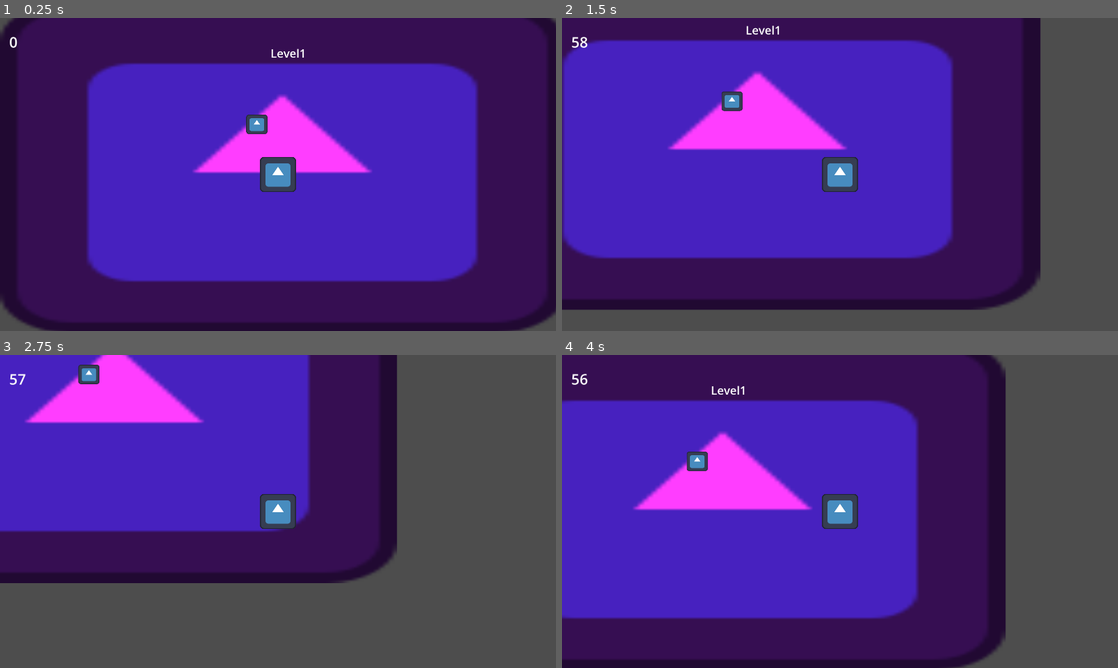
Above: before the commit, frames 1-4 (two rows, left to right).
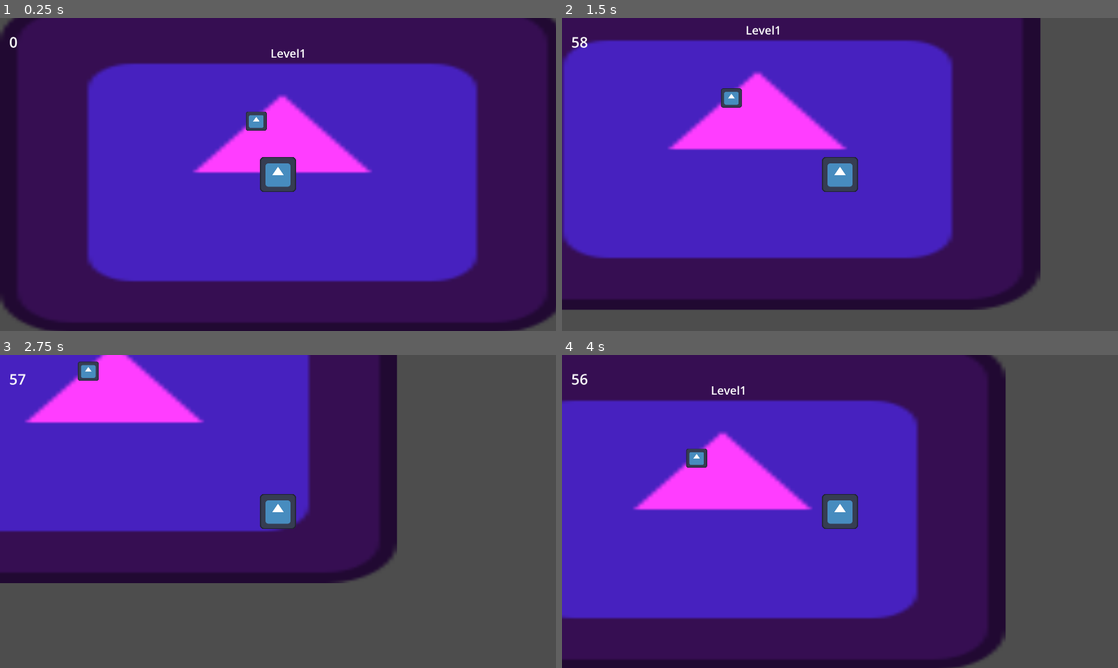
Above: after the commit, the same moments.

Repository: LitaDev-nsfw/gmtk25
Game: Godot game, scene res://scenes/game.tscn
Two runs of this game, one before a commit and one after it. Both use one fixed random seed, a clock stepped at 60 frames per second and the inputs below. The engine's default icon, where the game draws it, is replaced by a stand-in: a white triangle on a blue panel in a dark square.
Inputs (mouse positions are in pixels of both pictures, inside the frame that each line leads up to):
- Up to frame 1 (0.25 s): no input
- Up to frame 2 (1.5 s): tap Enter at 0.5 s; move the mouse to (962, 158) at 0.52 s; hold Right (ui_right) 0.53-1.28 s; hold E (interact) 0.53-1.28 s; click (962, 158) at 0.67 s; move the mouse to (728, 190) at 1.27 s; hold Down (ui_down) from 1.28 s (still down); tap E (interact) at 1.35 s; click (728, 190) at 1.42 s
- Up to frame 3 (2.75 s): move the mouse to (333, 442) at 2.02 s; release Down (ui_down) at 2.03 s; hold Right (ui_right) from 2.03 s (still down); hold E (interact) from 2.03 s (still down); click (333, 442) at 2.17 s
- Up to frame 4 (4 s): move the mouse to (812, 574) at 2.77 s; release Right (ui_right) at 2.78 s; release E (interact) at 2.78 s; hold Up (ui_up) 2.78-3.53 s; tap E (interact) at 2.85 s; click (812, 574) at 2.92 s; move the mouse to (1006, 558) at 3.52 s; hold Left (ui_left) from 3.53 s (still down); hold E (interact) from 3.53 s (still down); click (1006, 558) at 3.67 s

The runs differ from the first frame. In frame 1, 0.2% of the frame differs, in the area x 44-49%, y 29-38%; in frame 2, 0.2%; in frame 3, 0.2%, in the area x 14-18%, y 2-10%; in frame 4, 0.2%.

Commit message:
interactable

Diff:
--- a/gmtk25/scenes/puzzle.tscn
+++ b/gmtk25/scenes/interactable.tscn
@@ -1,13 +1,13 @@
 [gd_scene load_steps=5 format=3 uid="uid://du6h2oyy5sg27"]
 
-[ext_resource type="Script" uid="uid://bmgn7b7h20hfs" path="res://scripts/puzzle.gd" id="1_3asjn"]
+[ext_resource type="Script" uid="uid://bmgn7b7h20hfs" path="res://scripts/interactable.gd" id="1_3asjn"]
 [ext_resource type="PackedScene" uid="uid://cpyce2i7r3wyc" path="res://scenes/number_lock.tscn" id="2_t8qc4"]
 [ext_resource type="PackedScene" uid="uid://d3apiw34m0up3" path="res://scenes/collision_component.tscn" id="3_wsi0i"]
 [ext_resource type="Texture2D" uid="uid://uaifruwo5cx0" path="res://icon.svg" id="4_ibph6"]
 
-[node name="Puzzle" type="Node2D"]
+[node name="Interactable" type="Node2D"]
 script = ExtResource("1_3asjn")
-puzzle = ExtResource("2_t8qc4")
+scene_to_load = ExtResource("2_t8qc4")
 
 [node name="CollisionComponent" parent="." instance=ExtResource("3_wsi0i")]
 
--- a/gmtk25/scenes/level_1.tscn
+++ b/gmtk25/scenes/level_1.tscn
@@ -2,7 +2,7 @@
 
 [ext_resource type="Texture2D" uid="uid://uaifruwo5cx0" path="res://icon.svg" id="1_bswci"]
 [ext_resource type="Script" uid="uid://b6ndsdjj8fvfw" path="res://scripts/level.gd" id="1_rus8k"]
-[ext_resource type="PackedScene" uid="uid://du6h2oyy5sg27" path="res://scenes/puzzle.tscn" id="3_rus8k"]
+[ext_resource type="PackedScene" uid="uid://du6h2oyy5sg27" path="res://scenes/interactable.tscn" id="3_rus8k"]
 
 [sub_resource type="LabelSettings" id="LabelSettings_rus8k"]
 font_size = 40
@@ -16,8 +16,9 @@
 scale = Vector2(15.263, 8.93256)
 texture = ExtResource("1_bswci")
 
-[node name="Puzzle" parent="." instance=ExtResource("3_rus8k")]
-position = Vector2(878, 390)
+[node name="Interactable" parent="." instance=ExtResource("3_rus8k")]
+position = Vector2(876, 379)
+is_puzzle = true
 
 [node name="Label" type="Label" parent="."]
 offset_left = 920.0
@@ -32,5 +33,5 @@
 [node name="Voices" type="AudioStreamPlayer2D" parent="Audio"]
 position = Vector2(1744, 947)
 
-[connection signal="change_level" from="Puzzle" to="." method="_change_level"]
-[connection signal="repeat_level" from="Puzzle" to="." method="_repeat_level"]
+[connection signal="change_level" from="Interactable" to="." method="_change_level"]
+[connection signal="repeat_level" from="Interactable" to="." method="_repeat_level"]
--- a/gmtk25/scenes/level_2.tscn
+++ b/gmtk25/scenes/level_2.tscn
@@ -1,10 +1,55 @@
-[gd_scene load_steps=7 format=3 uid="uid://dtnnhjmopedsx"]
+[gd_scene load_steps=11 format=3 uid="uid://dtnnhjmopedsx"]
 
 [ext_resource type="Texture2D" uid="uid://uaifruwo5cx0" path="res://icon.svg" id="1_jm1iu"]
 [ext_resource type="Script" uid="uid://b6ndsdjj8fvfw" path="res://scripts/level.gd" id="1_pbc48"]
 [ext_resource type="AudioStream" uid="uid://43l4s4rrrdsk" path="res://assets/audio/music/GMTK Spooks.wav" id="2_b4j7a"]
-[ext_resource type="PackedScene" uid="uid://du6h2oyy5sg27" path="res://scenes/puzzle.tscn" id="3_pbc48"]
-[ext_resource type="PackedScene" uid="uid://iyjbjehrlpil" path="res://scenes/paiting.tscn" id="4_eqxsl"]
+[ext_resource type="PackedScene" uid="uid://du6h2oyy5sg27" path="res://scenes/interactable.tscn" id="3_pbc48"]
+[ext_resource type="Texture2D" uid="uid://cwsajgkrdv3im" path="res://assets/visuals/square.png" id="5_wo48x"]
+[ext_resource type="PackedScene" uid="uid://0dmhanq1k8k4" path="res://scenes/dialog_box.tscn" id="6_y0kc7"]
+
+[sub_resource type="GDScript" id="GDScript_ne2mo"]
+script/source = "extends Node2D
+
+signal puzzle_solved
+signal loop_level
+@onready var first_sprite: Sprite2D = $FirstSprite
+@onready var second_sprite: Sprite2D = $SecondSprite
+@onready var dialog_box: Sprite2D = $DialogBox
+
+func _ready() -> void:
+	first_sprite.show()
+	second_sprite.hide()
+	dialog_box.hide()
+
+func _on_area_2d_input_event(viewport: Node, event: InputEvent, shape_idx: int) -> void:
+	if event is InputEventMouseButton and event.pressed:
+		modulate = Color.WHITE
+		first_sprite.hide()
+		second_sprite.show()
+		dialog_box.show()
+
+func _on_area_2d_mouse_exited() -> void:
+	modulate = Color.WHITE
+
+func _on_area_2d_mouse_entered() -> void:
+	modulate = Color.YELLOW
+"
+
+[sub_resource type="RectangleShape2D" id="RectangleShape2D_u0dnc"]
+size = Vector2(5.07279, 37.9763)
+
+[sub_resource type="PackedScene" id="PackedScene_6cvei"]
+_bundled = {
+"conn_count": 3,
+"conns": PackedInt32Array(3, 0, 18, 17, 2, 0, 0, 3, 0, 20, 19, 2, 0, 0, 3, 0, 22, 21, 2, 0, 0),
+"editable_instances": [],
+"names": PackedStringArray("Quadro_Demo", "scale", "script", "Node2D", "FirstSprite", "position", "texture", "Sprite2D", "SecondSprite", "visible", "Area2D", "collision_layer", "collision_mask", "CollisionShape2D", "shape", "DialogBox", "dialog", "_on_area_2d_input_event", "input_event", "_on_area_2d_mouse_entered", "mouse_entered", "_on_area_2d_mouse_exited", "mouse_exited"),
+"node_count": 6,
+"node_paths": [],
+"nodes": PackedInt32Array(-1, -1, 3, 0, -1, 2, 1, 0, 2, 1, 0, 0, 0, 7, 4, -1, 3, 5, 2, 1, 3, 6, 4, 0, 0, 0, 7, 8, -1, 3, 9, 5, 1, 6, 6, 4, 0, 0, 0, 10, 10, -1, 3, 1, 7, 11, 8, 12, 9, 0, 3, 0, 13, 13, -1, 3, 5, 10, 1, 11, 14, 12, 0, 0, 0, 2147483647, 15, 13, 2, 5, 14, 16, 15, 0),
+"variants": [Vector2(5.27103, 3.81552), SubResource("GDScript_ne2mo"), Vector2(-2.08688, -17.0357), Vector2(0.0999912, 0.236443), ExtResource("5_wo48x"), false, Vector2(0.0696594, 0.300807), Vector2(-0.402605, -0.314448), 2147483648, 0, Vector2(4.241, 50.0091), Vector2(51.356, 15.686), SubResource("RectangleShape2D_u0dnc"), ExtResource("6_y0kc7"), Vector2(-1.1383, 103), Array[String](["guito", "nuno", "freitas", "teixa"])],
+"version": 3
+}
 
 [sub_resource type="LabelSettings" id="LabelSettings_pbc48"]
 font_size = 40
@@ -20,9 +65,9 @@
 scale = Vector2(15.263, 8.93256)
 texture = ExtResource("1_jm1iu")
 
-[node name="Puzzle" parent="." instance=ExtResource("3_pbc48")]
+[node name="Interactable" parent="." instance=ExtResource("3_pbc48")]
 position = Vector2(1452, 902)
-puzzle = ExtResource("4_eqxsl")
+scene_to_load = SubResource("PackedScene_6cvei")
 
 [node name="Label" type="Label" parent="."]
 offset_left = 920.0
@@ -32,4 +77,4 @@
 text = "LEVEL1"
 label_settings = SubResource("LabelSettings_pbc48")
 
-[connection signal="change_level" from="Puzzle" to="." method="_change_level"]
+[connection signal="change_level" from="Interactable" to="." method="_change_level"]
--- a/gmtk25/scenes/level_3.tscn
+++ b/gmtk25/scenes/level_3.tscn
@@ -2,7 +2,7 @@
 
 [ext_resource type="Texture2D" uid="uid://uaifruwo5cx0" path="res://icon.svg" id="1_h23n6"]
 [ext_resource type="Script" uid="uid://b6ndsdjj8fvfw" path="res://scripts/level.gd" id="1_uwxec"]
-[ext_resource type="PackedScene" uid="uid://du6h2oyy5sg27" path="res://scenes/puzzle.tscn" id="3_uwxec"]
+[ext_resource type="PackedScene" uid="uid://du6h2oyy5sg27" path="res://scenes/interactable.tscn" id="3_uwxec"]
 
 [sub_resource type="LabelSettings" id="LabelSettings_uwxec"]
 font_size = 40
--- a/gmtk25/scenes/level_4.tscn
+++ b/gmtk25/scenes/level_4.tscn
@@ -2,7 +2,7 @@
 
 [ext_resource type="Script" uid="uid://b6ndsdjj8fvfw" path="res://scripts/level.gd" id="1_6j14n"]
 [ext_resource type="Texture2D" uid="uid://uaifruwo5cx0" path="res://icon.svg" id="1_6malg"]
-[ext_resource type="PackedScene" uid="uid://du6h2oyy5sg27" path="res://scenes/puzzle.tscn" id="3_6j14n"]
+[ext_resource type="PackedScene" uid="uid://du6h2oyy5sg27" path="res://scenes/interactable.tscn" id="3_6j14n"]
 
 [sub_resource type="LabelSettings" id="LabelSettings_6j14n"]
 font_size = 40
--- a/gmtk25/scenes/paiting.tscn
+++ b/gmtk25/scenes/paiting.tscn
@@ -33,7 +33,6 @@
 
 [node name="DialogBox" parent="." instance=ExtResource("4_r4x21")]
 position = Vector2(-6.26063, 103.525)
-scale = Vector2(0.0968747, 0.0318612)
 
 [connection signal="input_event" from="Area2D" to="." method="_on_area_2d_input_event"]
 [connection signal="mouse_entered" from="Area2D" to="." method="_on_area_2d_mouse_entered"]
--- a/gmtk25/scripts/puzzle.gd
+++ b/gmtk25/scripts/interactable.gd
@@ -1,20 +1,21 @@
 extends Node2D
 
-@export var puzzle : PackedScene
+@export var scene_to_load : PackedScene
+@export var is_puzzle : bool = false
+
 @onready var canvas_layer: CanvasLayer = $CanvasLayer
 signal change_level
 signal repeat_level
 
 func _ready() -> void:
-	if puzzle != null:
-		var puzzle_scene = puzzle.instantiate()
-		DisplayServer.window_get_size()
-		get_viewport().get_visible_rect().size
-		puzzle_scene.position = get_viewport().get_visible_rect().size / 2
-		puzzle_scene.connect("puzzle_solved", _change_level)
-		puzzle_scene.connect("loop_level", _repeat_level)
+	if scene_to_load != null:
+		var scene = scene_to_load.instantiate()
+		scene.position = get_viewport().get_visible_rect().size / 2
+		if is_puzzle:
+			scene.connect("puzzle_solved", _change_level)
+			scene.connect("loop_level", _repeat_level)
 
-		canvas_layer.add_child(puzzle_scene)
+		canvas_layer.add_child(scene)
 		canvas_layer.get_child(0).hide()
 
 func _on_collision_component_open_puzzle() -> void:
Not shown: 1 places in gmtk25/scenes/paiting.tscn that only renumber resources
Renamed: gmtk25/scripts/puzzle.gd.uid -> gmtk25/scripts/interactable.gd.uid
Not shown, changed: gmtk25/export.zip
Not shown, changed: gmtk25/export/index.html
Not shown, changed: gmtk25/export/index.pck
